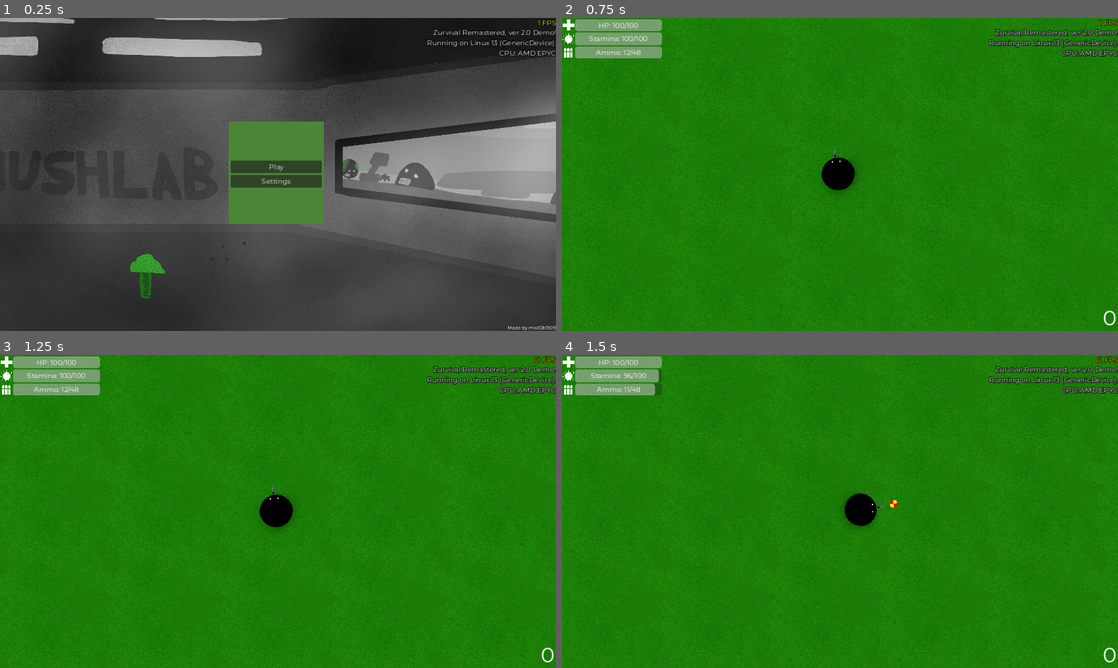
Above: before the commit, frames 1-4 (two rows, left to right).
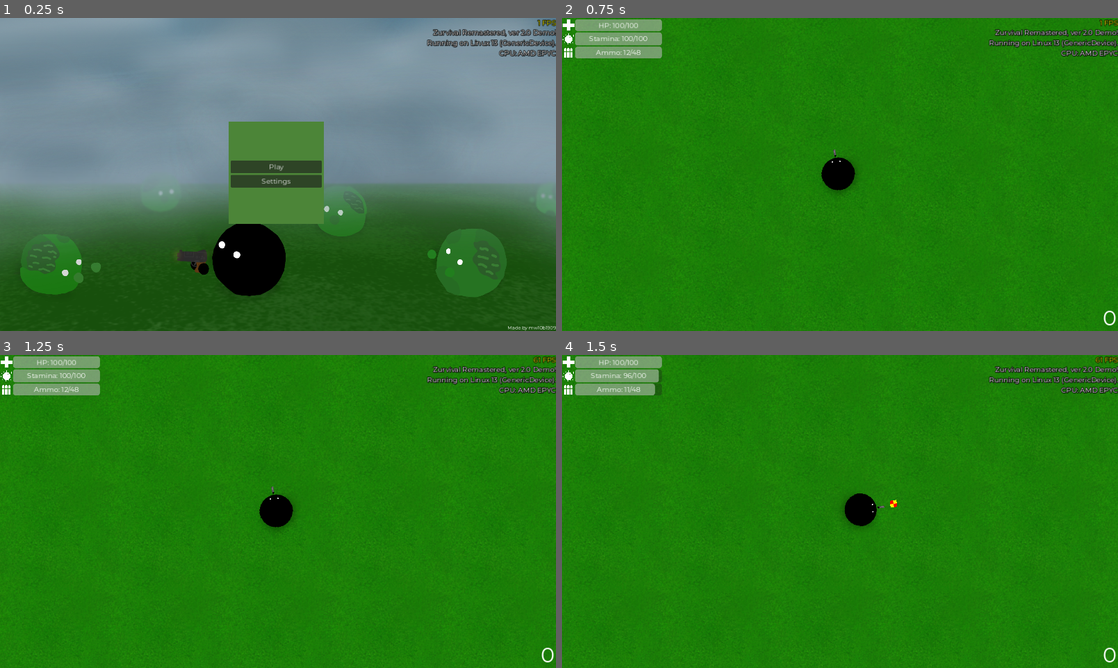
Above: after the commit, the same moments.

Repository: klodskateam/zurvival-remastered
Game: Godot game, scene res://menu.tscn
Two runs of this game, one before a commit and one after it. Both use one fixed random seed, a clock stepped at 60 frames per second and the inputs below.
Inputs (mouse positions are in pixels of both pictures, inside the frame that each line leads up to):
- Up to frame 1 (0.25 s): no input
- Up to frame 2 (0.75 s): click "Play" at 0.5 s
- Up to frame 3 (1.25 s): no input
- Up to frame 4 (1.5 s): tap Enter at 1.25 s; move the mouse to (962, 495) at 1.27 s; hold D (right) from 1.28 s (still down); hold Shift (run) from 1.28 s (still down); click (962, 495) at 1.42 s

The runs differ from the first frame. In frame 1, 92% of the frame differs, in the area x 0-100%, y 0-100%; in frame 2, nothing differs; in frame 3, nothing differs; in frame 4, nothing differs.
Error in both runs: Invalid type in function 'set_locale' in base 'TranslationServer'. Cannot convert argument 1 from Nil to String. (res://global.gd:20)

Commit message:
исправил фоны

Diff:
--- a/background.gd
+++ b/background.gd
@@ -1,7 +1,7 @@
 extends Sprite2D
 
 const BG1 = [
-	preload("res://bgs/1.png"),
+	preload("res://bgs/8.png"),
 	"mw10b1909"
 ]
 const BG2 = [
@@ -24,7 +24,15 @@
 	preload("res://bgs/6.png"),
 	"mw10b1909"
 ]
-const images = 6
+const BG7 = [
+	preload("res://bgs/7.png"),
+	"mw10b1909"
+]
+const BG8 = [
+	preload("res://bgs/8.png"),
+	"mw10b1909"
+]
+const images = 8
 # Called when the node enters the scene tree for the first time.
 func _ready() -> void:
 	if randi_range(1, images) == 1:
@@ -45,6 +53,12 @@
 	if randi_range(1, images) == 6:
 		texture = BG6[0]
 		$Label.text = tr("$createdby") + " " + BG6[1]
+	if randi_range(1, images) == 7:
+		texture = BG7[0]
+		$Label.text = tr("$createdby") + " " + BG7[1]
+	if randi_range(1, images) == 8:
+		texture = BG8[0]
+		$Label.text = tr("$createdby") + " " + BG8[1]
 
 
 func _process(delta: float) -> void:
--- a/menu.tscn
+++ b/menu.tscn
@@ -26,6 +26,7 @@
 offset_top = 12.0
 offset_right = 215.0
 offset_bottom = 228.0
+theme = ExtResource("2_i4evy")
 alignment = 1
 
 [node name="Play" type="Button" parent="Control/Panel/VBoxContainer"]
